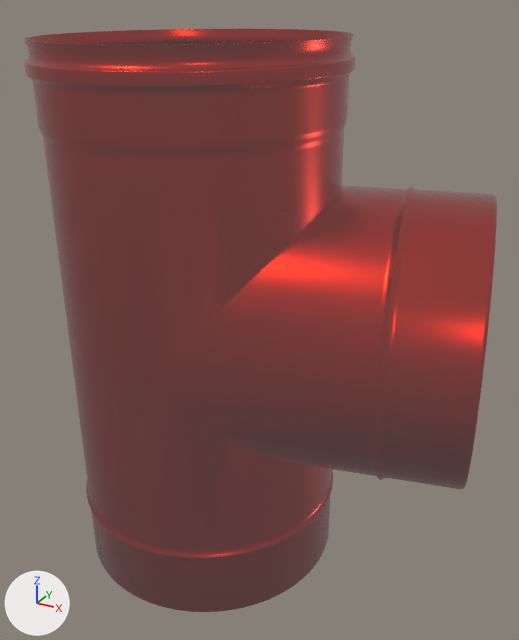
The glTF model tee.glb as it was, and as the next commit left it.
Rendered twice from a 50 mm lens placed at (0.925, -1.376, 1.375), pointed at (0.14, 0.05, 0.662). Every picture has the same lights, and +X, +Y and +Z are marked at lower left. Where no turn or scale is listed for an object, it has been applied to the vertices.

The scene before the commit, as lines of its bpy script (objects in view):
```python
mat_1_nerzh_mat_005 = principled_material('1_nerzh_mat.005')
mat_1_nerzh_mat_005.base_color = (0.42, 0.00854, 0.0)  # red #ad1700
mat_1_nerzh_mat_005.metallic = 1.0
mat_1_nerzh_mat_005.roughness = 0.264
mat_1_nerzh_mat_005.emission_color = (0.0416, 0.0395, 0.0401)  # black #393838
mat_1_nerzh_mat_005.emission_strength = 1.0
me_200_тройник_90 = bpy.data.meshes.new('200_Тройник_90')
me_200_тройник_90.from_pydata(...)  # 7867 vertices, 15738 faces; spans x -0.353..0.721, y -0.357..0.471, z -0.003..1.319
me_200_тройник_90.materials.append(mat_1_nerzh_mat_005)  # red #ad1700
ob_200_тройник_90 = bpy.data.objects.new('200_Тройник_90', me_200_тройник_90)
ob_200_тройник_90.location = (0.0, 0.015, 0.0)
```
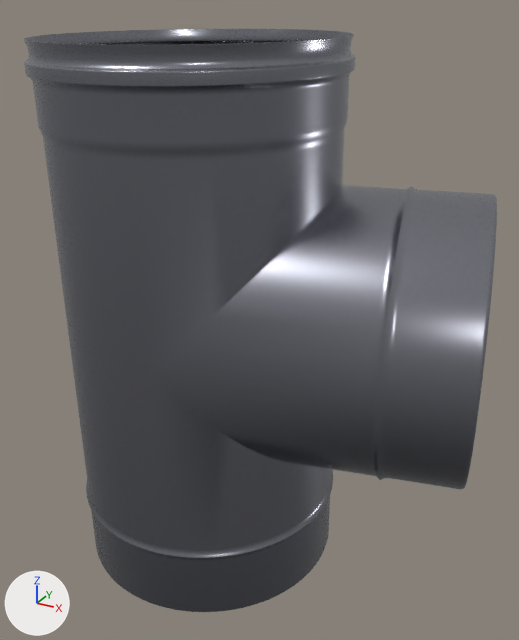
Commit message: Add files via upload
steel

The edits, one by one:
Picture 'aluminiy' (img_aluminiy) is new.
In material '1_nerzh_mat.005' (mat_1_nerzh_mat_005), base_color is no longer (0.42, 0.00854, 0.0), red #ad1700.
In material '1_nerzh_mat.005' (mat_1_nerzh_mat_005), texture is now set to img_aluminiy.
In material '1_nerzh_mat.005' (mat_1_nerzh_mat_005), emission_color is no longer (0.0416, 0.0395, 0.0401), black #393838.
In material '1_nerzh_mat.005' (mat_1_nerzh_mat_005), emission_strength is no longer 1.0.

Location of each change, [x1, y1, x2, y2] in pixels of the pictures (519 x 640 px):
'200_Тройник_90', surface changed (brown to grey): [24, 29, 497, 612] in both
